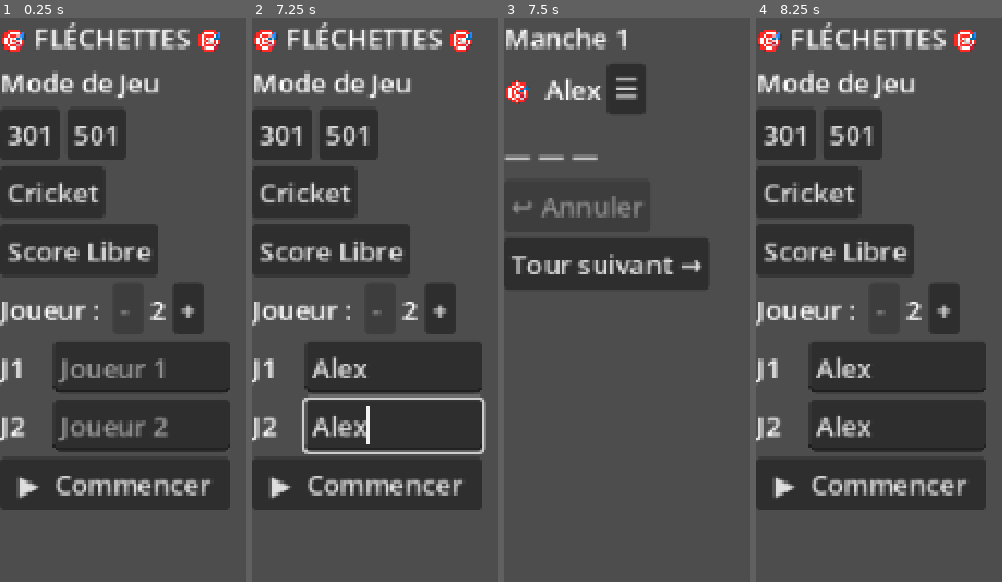
Above: before the commit, frames 1-4 (left to right).
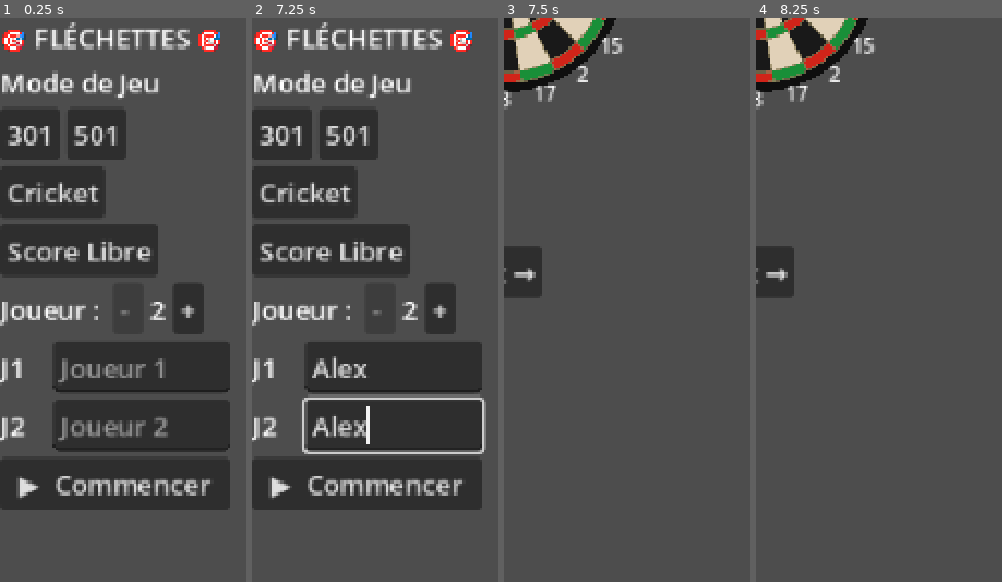
Above: after the commit, the same moments.

Repository: hugewilfried-hub/flechepointe
Game: Godot game, scene res://scenes/MainMenu.tscn
The game is run twice, just before and just after one commit, with the same random seed, the same clock (stepped at 60 frames per second) and the same inputs.
Inputs (mouse positions are in pixels of both pictures, inside the frame that each line leads up to):
- Up to frame 1 (0.25 s): no input
- Up to frame 2 (7.25 s): click (394, 367) at 0.52 s; type "Alex" at 0.6 s; click (394, 424) at 0.75 s; type "Alex" at 0.83 s; click "301" at 1.25 s; click "501" at 2 s; click "Cricket" at 2.75 s; click "Score Libre" at 3.5 s; click "+" at 4.25 s; click (394, 367) at 5.02 s; type "Alex" at 5.1 s; click (394, 424) at 5.25 s; type "Alex" at 5.33 s; click (394, 486) at 5.48 s; type "Alex" at 5.57 s; click "-" at 5.75 s; click (394, 367) at 6.52 s; type "Alex" at 6.6 s; click (394, 424) at 6.75 s; type "Alex" at 6.83 s
- Up to frame 3 (7.5 s): click "▶ Commencer" at 7.25 s
- Up to frame 4 (8.25 s): click (879, 91) at 8 s, where only the run before the commit has a clickable "☰"

Frames 1-2 are identical in both runs. In frame 3, 14% of the frame differs, in the area x 0-83%, y 0-50%; in frame 4, 41%, in the area x 0-94%, y 0-88%.
Error before the commit: Parse Error: Identifier "MARK_ICONS" not declared in the current scope. (res://components/ScorePanel.gd:130)

Commit message:
Mise a jour de bug d'affichage

Diff:
--- a/components/ScorePanel.gd
+++ b/components/ScorePanel.gd
@@ -6,7 +6,7 @@
 #  Appelé depuis Game.gd via refresh(...)
 # ─────────────────────────────────────────────
 
-#const MARK_ICONS := ["", "/", "✕", "●"]  # 0, 1, 2, 3 marques
+const MARK_ICONS := ["", "/", "✕", "●"]  # 0, 1, 2, 3 marques
 
 # ─────────────────────────────────────────────
 #  Point d'entrée public
--- a/components/ScorePanel.tscn
+++ b/components/ScorePanel.tscn
@@ -1,11 +1,11 @@
-[gd_scene load_steps=2 format=3 uid="uid://b35va7qr0a6n"]
+[gd_scene format=3 uid="uid://b35va7qr0a6n"]
 
 [ext_resource type="Script" uid="uid://bq5xt5l0si8le" path="res://components/ScorePanel.gd" id="1_7g5jr"]
 
-[node name="ScorePanel" type="ScrollContainer"]
+[node name="ScorePanel" type="ScrollContainer" unique_id=436887270]
 
-[node name="HBoxContainer" type="HBoxContainer" parent="."]
+[node name="HBoxContainer" type="HBoxContainer" parent="." unique_id=321049213]
 layout_mode = 2
 script = ExtResource("1_7g5jr")
 
-[node name="Node2D" type="Node2D" parent="."]
+[node name="Node2D" type="Node2D" parent="." unique_id=756354088]
--- a/project.godot
+++ b/project.godot
@@ -8,11 +8,15 @@
 
 config_version=5
 
+[animation]
+
+compatibility/default_parent_skeleton_in_mesh_instance_3d=true
+
 [application]
 
 config/name="flechepointe"
 run/main_scene="uid://dgpdewe024soj"
-config/features=PackedStringArray("4.5", "Mobile")
+config/features=PackedStringArray("4.7", "Mobile")
 config/icon="res://icon.svg"
 
 [autoload]
--- a/scenes/Game.gd
+++ b/scenes/Game.gd
@@ -18,12 +18,14 @@
 @onready var lbl_bust:    Label         = $VBoxContainer/throw_panel/lbl_bust
 @onready var btn_undo:    Button        = $VBoxContainer/throw_panel/HFlowContainer/btn_undo
 @onready var btn_next:    Button        = $VBoxContainer/throw_panel/HFlowContainer/btn_next
-@onready var btn_end_free: Button       = $VBox/ThrowPanel/BtnRow/btn_End_Free
+#@onready var btn_end_free: Button       = $VBox/ThrowPanel/BtnRow/btn_End_Free
+var btn_end_free: Button = null
 
 var _darts: Array[Dictionary] = []
 var _bust: bool = false
 
 func _ready() -> void:
+	btn_end_free = get_node_or_null("VBoxContainer/throw_panel/HFlowContainer/btn_end_free")
 	if not dartboard.dart_thrown.is_connected(_on_dart_thrown):
 		dartboard.dart_thrown.connect(_on_dart_thrown)
 
--- a/scenes/Game.tscn
+++ b/scenes/Game.tscn
@@ -1,63 +1,69 @@
-[gd_scene load_steps=4 format=3 uid="uid://xxxocdb1a1ol"]
+[gd_scene format=3 uid="uid://xxxocdb1a1ol"]
 
 [ext_resource type="Script" uid="uid://r3eo1upb8eqb" path="res://scenes/Game.gd" id="1_cpr0p"]
 [ext_resource type="PackedScene" uid="uid://b35va7qr0a6n" path="res://components/ScorePanel.tscn" id="2_78awf"]
 [ext_resource type="PackedScene" uid="uid://djuivygn6ct5g" path="res://components/DartboardInput.tscn" id="3_s0nni"]
 
-[node name="Game" type="Control"]
+[node name="Game" type="Control" unique_id=523947993]
 layout_mode = 3
 anchors_preset = 0
 script = ExtResource("1_cpr0p")
 
-[node name="VBoxContainer" type="VBoxContainer" parent="."]
-layout_mode = 0
-offset_right = 40.0
-offset_bottom = 40.0
+[node name="VBoxContainer" type="VBoxContainer" parent="." unique_id=89786295]
+layout_mode = 1
+anchors_preset = 15
+anchor_right = 1.0
+anchor_bottom = 1.0
+grow_horizontal = 2
+grow_vertical = 2
 
-[node name="top_bar" type="HFlowContainer" parent="VBoxContainer"]
+[node name="top_bar" type="HFlowContainer" parent="VBoxContainer" unique_id=364492559]
 layout_mode = 2
 
-[node name="lbl_round" type="Label" parent="VBoxContainer/top_bar"]
+[node name="lbl_round" type="Label" parent="VBoxContainer/top_bar" unique_id=833425799]
 layout_mode = 2
 
-[node name="lbl_current_player" type="Label" parent="VBoxContainer/top_bar"]
+[node name="lbl_current_player" type="Label" parent="VBoxContainer/top_bar" unique_id=531711820]
 layout_mode = 2
 
-[node name="btn_menu" type="Button" parent="VBoxContainer/top_bar"]
+[node name="btn_menu" type="Button" parent="VBoxContainer/top_bar" unique_id=1158849970]
 layout_mode = 2
 text = "☰"
 
-[node name="score_panel" parent="VBoxContainer" instance=ExtResource("2_78awf")]
-
-[node name="dartboard" parent="VBoxContainer" instance=ExtResource("3_s0nni")]
-
-[node name="throw_panel" type="VBoxContainer" parent="VBoxContainer"]
+[node name="score_panel" parent="VBoxContainer" unique_id=1632028249 instance=ExtResource("2_78awf")]
 layout_mode = 2
 
-[node name="dart_row" type="HFlowContainer" parent="VBoxContainer/throw_panel"]
+[node name="dartboard" parent="VBoxContainer" unique_id=1513149278 instance=ExtResource("3_s0nni")]
+custom_minimum_size = Vector2(200, 200)
 layout_mode = 2
 
-[node name="dart1" type="Label" parent="VBoxContainer/throw_panel/dart_row"]
+[node name="throw_panel" type="VBoxContainer" parent="VBoxContainer" unique_id=570597172]
 layout_mode = 2
 
-[node name="dart2" type="Label" parent="VBoxContainer/throw_panel/dart_row"]
+[node name="dart_row" type="HFlowContainer" parent="VBoxContainer/throw_panel" unique_id=193143032]
 layout_mode = 2
 
-[node name="dart3" type="Label" parent="VBoxContainer/throw_panel/dart_row"]
+[node name="dart1" type="Label" parent="VBoxContainer/throw_panel/dart_row" unique_id=727838989]
 layout_mode = 2
 
-[node name="lbl_bust" type="Label" parent="VBoxContainer/throw_panel"]
+[node name="dart2" type="Label" parent="VBoxContainer/throw_panel/dart_row" unique_id=1722448503]
+layout_mode = 2
+
+[node name="dart3" type="Label" parent="VBoxContainer/throw_panel/dart_row" unique_id=749287503]
+layout_mode = 2
+
+[node name="lbl_bust" type="Label" parent="VBoxContainer/throw_panel" unique_id=574299751]
 visible = false
 layout_mode = 2
 text = "💥 BUST !"
 
-[node name="HFlowContainer" type="HFlowContainer" parent="VBoxContainer/throw_panel"]
+[node name="HFlowContainer" type="HFlowContainer" parent="VBoxContainer/throw_panel" unique_id=1910693108]
 layout_mode = 2
 
-[node name="btn_undo" type="Button" parent="VBoxContainer/throw_panel/HFlowContainer"]
+[node name="btn_undo" type="Button" parent="VBoxContainer/throw_panel/HFlowContainer" unique_id=649354714]
 layout_mode = 2
 text = "↩ Annuler"
 
-[node name="btn_next" type="Button" parent="VBoxContainer/throw_panel/HFlowContainer"]
+[node name="btn_next" type="Button" parent="VBoxContainer/throw_panel/HFlowContainer" unique_id=2040478342]
 layout_mode = 2
 text = "Tour suivant →"
--- a/scenes/WinScreen.tscn
+++ b/scenes/WinScreen.tscn
@@ -1,34 +1,37 @@
-[gd_scene load_steps=2 format=3 uid="uid://ddnm1p8pyccvr"]
+[gd_scene format=3 uid="uid://ddnm1p8pyccvr"]
 
 [ext_resource type="Script" uid="uid://e7060scc0b0i" path="res://scenes/WinScreen.gd" id="1_ulig0"]
 
-[node name="WinScreen" type="Control"]
+[node name="WinScreen" type="Control" unique_id=1646087787]
 layout_mode = 3
 anchors_preset = 0
 script = ExtResource("1_ulig0")
 
-[node name="VBoxContainer" type="VBoxContainer" parent="."]
-layout_mode = 0
-offset_right = 40.0
-offset_bottom = 40.0
+[node name="VBoxContainer" type="VBoxContainer" parent="." unique_id=2138841653]
+layout_mode = 1
+anchors_preset = 15
+anchor_right = 1.0
+anchor_bottom = 1.0
+grow_horizontal = 2
+grow_vertical = 2
 
-[node name="Label" type="Label" parent="VBoxContainer"]
+[node name="Label" type="Label" parent="VBoxContainer" unique_id=1368289506]
 layout_mode = 2
 text = "🏆 Victoire ! 🏆"
 
-[node name="lbl_winner" type="Label" parent="VBoxContainer"]
+[node name="lbl_winner" type="Label" parent="VBoxContainer" unique_id=1284643367]
 layout_mode = 2
 
-[node name="scores_container" type="VBoxContainer" parent="VBoxContainer"]
+[node name="scores_container" type="VBoxContainer" parent="VBoxContainer" unique_id=2137219664]
 layout_mode = 2
 
-[node name="HFlowContainer" type="HFlowContainer" parent="VBoxContainer"]
+[node name="HFlowContainer" type="HFlowContainer" parent="VBoxContainer" unique_id=1173082696]
 layout_mode = 2
 
-[node name="btn_menu" type="Button" parent="VBoxContainer/HFlowContainer"]
+[node name="btn_menu" type="Button" parent="VBoxContainer/HFlowContainer" unique_id=1233617752]
 layout_mode = 2
 text = "Nouvelle partie "
 
-[node name="btn_replay" type="Button" parent="VBoxContainer/HFlowContainer"]
+[node name="btn_replay" type="Button" parent="VBoxContainer/HFlowContainer" unique_id=1564289602]
 layout_mode = 2
 text = "Rejouer (même joueurs) "
